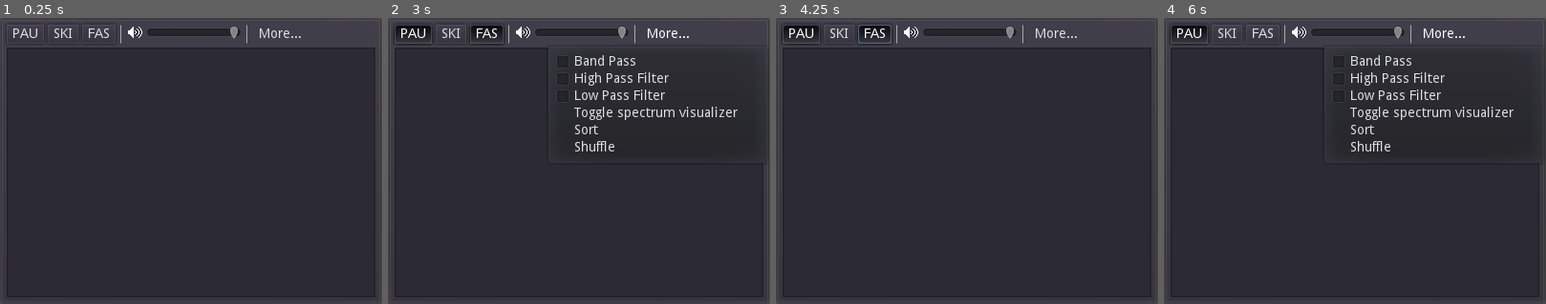
Above: before the commit, frames 1-4 (left to right).
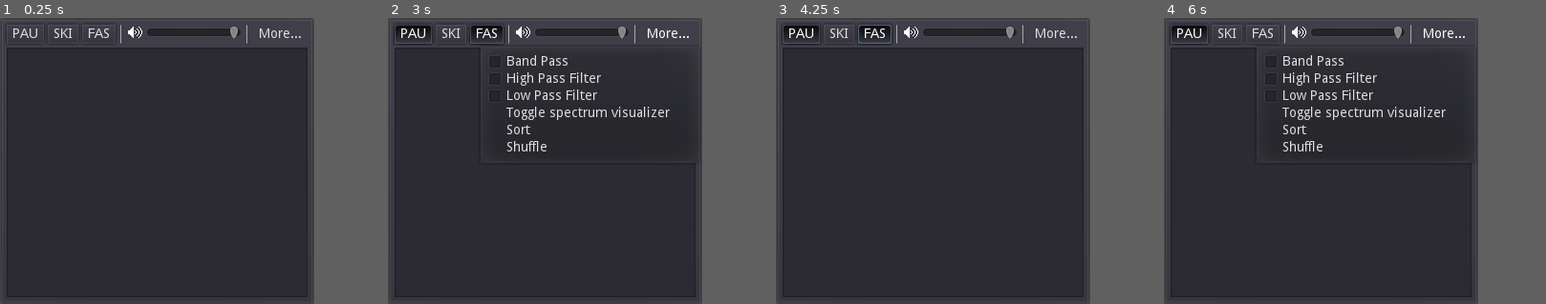
Above: after the commit, the same moments.

Repository: boukew99/audio_station
Game: Godot game, scene res://audio_station.tscn
The game is run twice, just before and just after one commit, with the same random seed, the same clock (stepped at 60 frames per second) and the same inputs.
Inputs:
- Up to frame 1 (0.25 s): no input
- Up to frame 2 (3 s): click "PAU" at 0.5 s; click "SKI" at 1.25 s; click "FAS" at 2 s; click "More..." at 2.75 s
- Up to frame 3 (4.25 s): click "PAU" at 3.5 s
- Up to frame 4 (6 s): click "SKI" at 4.25 s; click "FAS" at 5 s; click "More..." at 5.75 s
The window is 400x300 before the commit and 329x300 after it. Grey fills any space a smaller window leaves; there, only what the larger window draws over its background counts as a difference.

The runs differ from the first frame. In frame 1, 0.7% of the frame differs, in the area x 80-100%, y 0-100%; in frame 2, 3.9%, in the area x 24-100%, y 0-100%; in frame 3, 0.7%; in frame 4, 3.9%.

Commit message:
repo ready

Diff:
--- a/audio_station.gd
+++ b/audio_station.gd
@@ -47,6 +47,13 @@
 func _on_ItemList_item_activated(index):
 	current_index = index
 	player.stream = $ResourcePreloader.get_resource(streams[index])
+
+	# optional
+#	var length = player.stream.get_length()
+#	var minutes = length / 60
+#	var seconds = int(length) % 60
+#	list.set_item_tooltip(index, "%2d:%02d" % [minutes, seconds])
+
 	player.play()
 
 
--- a/audio_station.tscn
+++ b/audio_station.tscn
@@ -45,22 +45,22 @@
 visible = false
 anchor_right = 0.0
 anchor_bottom = 0.0
-margin_right = 400.0
-margin_bottom = 178.0
+margin_right = 329.0
+margin_bottom = 174.0
 
 [node name="PanelContainer" type="PanelContainer" parent="."]
-margin_right = 400.0
+margin_right = 329.0
 margin_bottom = 300.0
 size_flags_vertical = 3
 
 [node name="VBoxContainer" type="VBoxContainer" parent="PanelContainer"]
 margin_left = 7.0
 margin_top = 7.0
-margin_right = 393.0
+margin_right = 322.0
 margin_bottom = 293.0
 
 [node name="HBoxContainer" type="HBoxContainer" parent="PanelContainer/VBoxContainer"]
-margin_right = 386.0
+margin_right = 315.0
 margin_bottom = 20.0
 
 [node name="Pause" type="Button" parent="PanelContainer/VBoxContainer/HBoxContainer"]
@@ -128,7 +128,7 @@
 
 [node name="ItemList" type="ItemList" parent="PanelContainer/VBoxContainer"]
 margin_top = 24.0
-margin_right = 386.0
+margin_right = 315.0
 margin_bottom = 286.0
 rect_min_size = Vector2( 0, 128 )
 size_flags_vertical = 3
--- a/project.godot
+++ b/project.godot
@@ -17,7 +17,7 @@
 
 [display]
 
-window/size/width=400
+window/size/width=329
 window/size/height=300
 
 [importer_defaults]
Not shown, added: screenshot/.gdignore
Binary file added: screenshot/Screenshot 2022-03-09 160057.png
Not shown, changed: README.md
